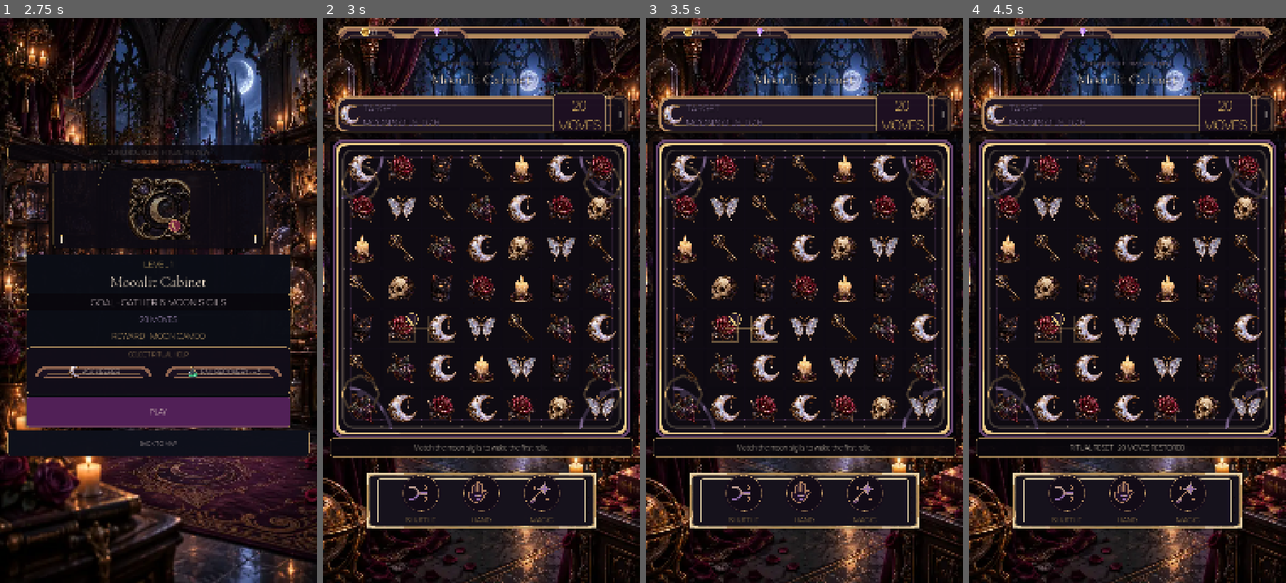
Above: before the commit, frames 1-4 (left to right).
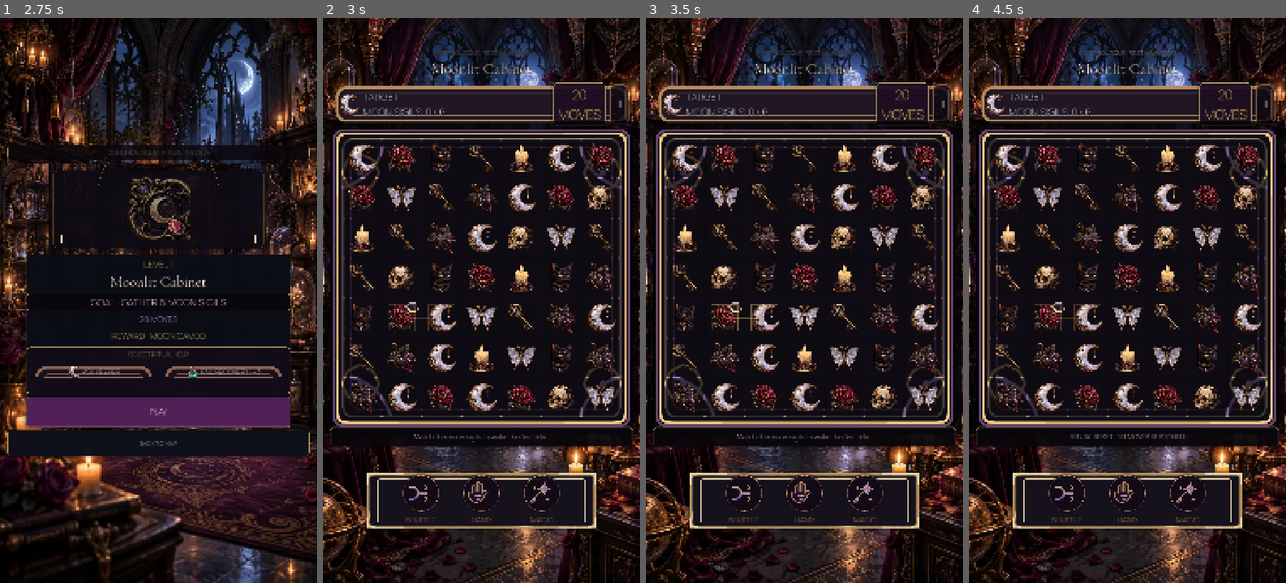
Above: after the commit, the same moments.

Repository: Jay-prodesign/akilta-match3
Game: Godot game, scene res://src/app/app_bootstrap.tscn
Two runs of this game, one before a commit and one after it. Both use one fixed random seed, a clock stepped at 60 frames per second and the inputs below.
Inputs:
- Up to frame 1 (2.75 s): click "ENTER THE HOUSE" at 0.5 s; click "PLAY LEVEL 1" at 1.25 s; click "1" at 2 s
- Up to frame 2 (3 s): click "PLAY" at 2.75 s
- Up to frame 3 (3.5 s): no input
- Up to frame 4 (4.5 s): click "Ⅱ" at 3.5 s; click "RESTART LEVEL" at 4.25 s

Frame 1 is identical in both runs. In frame 2, 28% of the frame differs, in the area x 0-100%, y 1-79%; in frame 3, 28%; in frame 4, 28%.

Commit message:
Remove meta resources from final gameplay HUD

Diff:
--- a/src/ui/gameplay/gameplay_screen.gd
+++ b/src/ui/gameplay/gameplay_screen.gd
@@ -314,19 +314,19 @@
 			world_backdrop.modulate = Color.WHITE
 			eyebrow_label.add_theme_color_override("font_color", Color("#9fb7d0"))
 			title_label.add_theme_color_override("font_color", Color("#f1e6d2"))
-			objective_label.add_theme_color_override("font_color", Color("#a8c6d2"))
+			objective_label.add_theme_color_override("font_color", Color("#dbeef4"))
 			moves_label.add_theme_color_override("font_color", Color("#d8c8a1"))
 		"thornlight_arrangement":
 			world_backdrop.modulate = Color.WHITE
 			eyebrow_label.add_theme_color_override("font_color", Color("#d9a0b8"))
 			title_label.add_theme_color_override("font_color", Color("#f5e6e2"))
-			objective_label.add_theme_color_override("font_color", Color("#c7a0df"))
+			objective_label.add_theme_color_override("font_color", Color("#ead3f2"))
 			moves_label.add_theme_color_override("font_color", Color("#e6bd83"))
 		_:
 			world_backdrop.modulate = Color.WHITE
 			eyebrow_label.add_theme_color_override("font_color", Color("#b7a5b8"))
 			title_label.add_theme_color_override("font_color", Color("#f1e8dc"))
-			objective_label.add_theme_color_override("font_color", Color("#bca1cf"))
+			objective_label.add_theme_color_override("font_color", Color("#eadcf1"))
 			moves_label.add_theme_color_override("font_color", Color("#d9b56a"))
 
 func _configure_teaching_move(level_data: Dictionary) -> void:
@@ -1095,12 +1095,14 @@
 		objective_label.size.x >= get_viewport().get_visible_rect().size.x * 0.50
 		and objective_label.global_position.x >= objective_icon.global_position.x + objective_icon.size.x + 6.0
 	)
+	var meta_resource_strip_suppressed: bool = not ($ResourceBar as PanelContainer).visible
+	var objective_contrast_locked: bool = objective_label.get_theme_color("font_color").get_luminance() >= 0.68
 	return {
 		"authored_hud_plate": get_node_or_null("Layout/HUDPlate/HUD") != null,
 		"authored_resource_bar": _level_badge_label != null and _resource_coin_label != null and _resource_gem_label != null,
 		"authored_keeper_tray": _booster_tray != null,
 		"authored_booster_menu": booster_family_locked,
-		"north_star_resource_strip": ($ResourceBar as PanelContainer).offset_bottom - ($ResourceBar as PanelContainer).offset_top == 80.0,
+		"north_star_resource_strip": meta_resource_strip_suppressed,
 		"north_star_objective_strip": hierarchy_locked,
 		"north_star_booster_tray": booster_family_locked and composition_locked,
 		"deterministic_gameplay_geometry": true,
@@ -1110,7 +1112,7 @@
 		"asset_backed_gameplay_chrome": ($ResourceBar as PanelContainer).get_theme_stylebox("panel") is StyleBoxTexture and ($Layout/HUDPlate as PanelContainer).get_theme_stylebox("panel") is StyleBoxTexture and _booster_tray.get_theme_stylebox("panel") is StyleBoxTexture,
 		"board_frame_asset_owner": String(($Layout/BoardView/OrnateFrame as Panel).get_meta("production_board_frame_owner", "")) == "BoardView",
 		"north_star_gameplay_geometry": hierarchy_locked and booster_family_locked and composition_locked and board_locked,
-		"gameplay_header_clearance": ($Layout as VBoxContainer).offset_top - ($ResourceBar as PanelContainer).offset_bottom >= 50.0,
+		"gameplay_header_clearance": ($Layout as VBoxContainer).offset_top >= 96.0,
 		"compact_resource_chips": ($ResourceBar/Resources/CoinChip as PanelContainer).size.x <= 300.0 and ($ResourceBar/Resources/GemChip as PanelContainer).size.x <= 300.0 and ($ResourceBar/Resources/LevelBadgePlate as PanelContainer).size.x <= 200.0,
 		"asset_backed_resource_chips": [$ResourceBar/Resources/CoinChip, $ResourceBar/Resources/GemChip, $ResourceBar/Resources/LevelBadgePlate].all(func(panel): return panel is PanelContainer and (panel as PanelContainer).get_theme_stylebox("panel") is StyleBoxTexture),
 		"level_badge_separated": ($ResourceBar/Resources/ResourceSpacer as Control).size_flags_horizontal == Control.SIZE_EXPAND_FILL,
@@ -1132,9 +1134,12 @@
 		"canonical_booster_art": canonical_booster_art,
 		"gothic_board_material": gothic_board_material,
 		"objective_spacing_locked": objective_spacing_locked,
+		"meta_resource_strip_suppressed": meta_resource_strip_suppressed,
+		"objective_contrast_locked": objective_contrast_locked,
 		"visual_parity_gate_v10": hierarchy_locked and integrated_hud_surface and hint_readable and booster_family_locked and composition_locked and board_locked and utilities_separated and canonical_booster_art and gothic_board_material and objective_label.text.begins_with("TARGET\n"),
 		"visual_parity_gate_v11": hierarchy_locked and integrated_hud_surface and hint_readable and booster_family_locked and …(191 unchanged characters)…
-		"visual_parity_version": 11,
+		"visual_parity_gate_v12": hierarchy_locked and integrated_hud_surface and hint_readable and booster_family_locked and composition_locked and board_locked and utilities_separated and canonical_booster_art and gothic_board_material and objective_spacing_locked and meta_resource_strip_suppressed and objective_contrast_locked and objective_label.text.begins_with("TARGET\n"),
+		"visual_parity_version": 12,
 		"resource_bar_height": ($ResourceBar as PanelContainer).offset_bottom - ($ResourceBar as PanelContainer).offset_top,
 		"hud_plate_height": ($Layout/HUDPlate as PanelContainer).custom_minimum_size.y,
 		"booster_tray_height": _booster_tray.offset_bottom - _booster_tray.offset_top,
--- a/src/ui/gameplay/gameplay_screen.tscn
+++ b/src/ui/gameplay/gameplay_screen.tscn
@@ -287,6 +287,7 @@
 modulate = Color(0.92, 0.84, 0.87, 0.48)
 
 [node name="ResourceBar" type="PanelContainer" parent="."]
+visible = false
 layout_mode = 1
 anchor_left = 0.025
 anchor_top = 0.0
@@ -375,7 +376,7 @@
 anchor_right = 1.0
 anchor_bottom = 1.0
 offset_left = 24.0
-offset_top = 142.0
+offset_top = 104.0
 offset_right = -24.0
 offset_bottom = -112.0
 grow_horizontal = 2
@@ -387,7 +388,7 @@
 theme_override_colors/font_color = Color(0.84, 0.73, 0.66, 1)
 theme_override_colors/font_outline_color = Color(0.035, 0.025, 0.045, 0.92)
 theme_override_constants/outline_size = 4
-theme_override_font_sizes/font_size = 18
+theme_override_font_sizes/font_size = 20
 text = "CURIO BOUTIQUE · LEVEL 1"
 horizontal_alignment = 1
 
@@ -428,7 +429,7 @@
 theme_override_colors/font_color = Color(1, 0.94, 0.82, 1)
 theme_override_colors/font_outline_color = Color(0.03, 0.02, 0.04, 0.92)
 theme_override_constants/outline_size = 5
-theme_override_font_sizes/font_size = 32
+theme_override_font_sizes/font_size = 34
 text = "TARGET\nMOON SIGILS  0 / 6"
 horizontal_alignment = 0
 vertical_alignment = 1
--- a/tests/unit/test_gameplay_authored_presentation_shell.gd
+++ b/tests/unit/test_gameplay_authored_presentation_shell.gd
@@ -22,7 +22,8 @@
 		"north_star_booster_family", "utility_separated_from_boosters", "north_star_board_object",
 		"north_star_header_hierarchy", "booster_frame_family", "quiet_gameplay_shell_family", "integrated_hud_surface",
 		"final_hint_readability", "final_booster_readability", "canonical_booster_art", "gothic_board_material", "objective_spacing_locked",
-		"visual_parity_gate_v2", "visual_parity_gate_v3", "visual_parity_gate_v4", "visual_parity_gate_v5", "visual_parity_gate_v10", "visual_parity_gate_v11",
+		"meta_resource_strip_suppressed", "objective_contrast_locked",
+		"visual_parity_gate_v2", "visual_parity_gate_v3", "visual_parity_gate_v4", "visual_parity_gate_v5", "visual_parity_gate_v10", "visual_parity_gate_v11", "visual_parity_gate_v12",
 	]:
 		_expect(bool(contract.get(key, false)), "Gameplay North Star parity contract failed: %s" % key)
 	_expect(int(contract.get("visible_booster_count", 0)) == 3, "Exactly three gameplay boosters must be visible")
@@ -30,6 +31,7 @@
 	_expect(float(contract.get("hud_plate_height", 0.0)) >= 160.0, "Target/moves hierarchy collapsed")
 	_expect(float(contract.get("booster_tray_height", 0.0)) >= 224.0, "Booster tray is too shallow")
 
+	var resource_bar := screen.get_node_or_null("ResourceBar") as PanelContainer
 	var title := screen.get_node_or_null("Layout/Title") as Label
 	var objective := screen.get_node_or_null("Layout/HUDPlate/HUD/Objective") as Label
 	var moves := screen.get_node_or_null("Layout/HUDPlate/HUD/Moves") as Label
@@ -46,8 +48,10 @@
 	var hand_label := screen.get_node_or_null("BoosterTray/BoosterActions/SealedSlotB/Label") as Label
 	var magic_label := screen.get_node_or_null("BoosterTray/BoosterActions/SealedSlotC/Label") as Label
 
+	_expect(resource_bar != null and not resource_bar.visible, "Gameplay must suppress the meta coin/gem/level strip in the North Star play surface")
 	_expect(title != null and title.get_theme_font_size("font_size") >= 50, "Title must retain hero hierarchy")
 	_expect(objective != null and objective.text.contains("SIGILS"), "Objective must remain explicit")
+	_expect(objective != null and objective.get_theme_color("font_color").get_luminance() >= 0.68, "Objective copy must remain high-contrast over the dark HUD")
 	_expect(objective_icon != null and objective_icon.texture != null and objective_icon.custom_minimum_size.x >= 80.0, "Objective art must be visually dominant")
 	_expect(moves != null and moves.custom_minimum_size.x >= 180.0 and moves.get_theme_font_size("font_size") >= 44, "Moves must be a dominant counter")
 	_expect(objective != null and objective.size.x >= screen.get_viewport().get_visible_rect().size.x * 0.50, "Objective copy must own at least half the viewport width")
--- a/tests/visual/capture_level1_journey.gd
+++ b/tests/visual/capture_level1_journey.gd
@@ -68,7 +68,9 @@
 	var gameplay = app.current_screen()
 	var gameplay_contract: Dictionary = gameplay.gameplay_presentation_contract() if gameplay != null and gameplay.has_method("gameplay_presentation_contract") else {}
 	for parity_key in [
-		"visual_parity_gate_v11",
+		"visual_parity_gate_v12",
+		"meta_resource_strip_suppressed",
+		"objective_contrast_locked",
 		"objective_spacing_locked",
 		"canonical_booster_art",
 		"gothic_board_material",
@@ -85,6 +87,7 @@
 		if not bool(gameplay_contract.get(parity_key, false)):
 			return _fail(app, "S05 North Star render gate failed: %s" % parity_key)
 	var gameplay_viewport: Vector2 = gameplay.get_viewport().get_visible_rect().size
+	var gameplay_resource_bar := gameplay.get_node_or_null("ResourceBar") as Control
 	var gameplay_title := gameplay.get_node_or_null("Layout/Title") as Label
 	var gameplay_hud := gameplay.get_node_or_null("Layout/HUDPlate") as Control
 	var gameplay_objective_icon := gameplay.get_node_or_null("Layout/HUDPlate/HUD/ObjectiveIcon") as Control
@@ -96,8 +99,10 @@
 	var shuffle_label := gameplay.get_node_or_null("BoosterTray/BoosterActions/SealedSlotA/Label") as Control
 	var hand_label := gameplay.get_node_or_null("BoosterTray/BoosterActions/SealedSlotB/Label") as Control
 	var magic_label := gameplay.get_node_or_null("BoosterTray/BoosterActions/SealedSlotC/Label") as Control
-	if gameplay_title == null or gameplay_hud == null or gameplay_objective_icon == null or gameplay_objective == null or gameplay_moves == null or gameplay_board == null or gameplay_hint == null or gameplay_tray == null:
-		return _fail(app, "S05 North Star render gate missing title/HUD/board/hint/tray")
+	if gameplay_resource_bar == null or gameplay_title == null or gameplay_hud == null or gameplay_objective_icon == null or gameplay_objective == null or gameplay_moves == null or gameplay_board == null or gameplay_hint == null or gameplay_tray == null:
+		return _fail(app, "S05 North Star render gate missing resource/title/HUD/board/hint/tray")
+	if gameplay_resource_bar.visible:
+		return _fail(app, "S05 final gameplay must not expose the meta coin/gem/level resource strip")
 	var board_height_ratio: float = gameplay_board.size.y / gameplay_viewport.y
 	var board_width_ratio: float = gameplay_board.size.x / gameplay_viewport.x
 	var tray_width_ratio: float = gameplay_tray.size.x / gameplay_viewport.x
@@ -109,6 +114,8 @@
 		return _fail(app, "S05 booster tray width drifted: %.3f" % tray_width_ratio)
 	var title_rect: Rect2 = gameplay_title.get_global_rect()
 	var hud_rect: Rect2 = gameplay_hud.get_global_rect()
+	if title_rect.position.y > gameplay_viewport.y * 0.12:
+		return _fail(app, "S05 final title sits too low after suppressing the meta header")
 	var objective_icon_rect: Rect2 = gameplay_objective_icon.get_global_rect()
 	var board_rect: Rect2 = gameplay_board.get_global_rect()
 	var hint_rect: Rect2 = gameplay_hint.get_global_rect()
@@ -119,6 +126,8 @@
 		return _fail(app, "S05 target regressed into a detached inner panel")
 	if gameplay_title.get_theme_font_size("font_size") < 50 or gameplay_moves.get_theme_font_size("font_size") < 44:
 		return _fail(app, "S05 title/moves visual hierarchy regressed")
+	if gameplay_objective.get_theme_color("font_color").get_luminance() < 0.68:
+		return _fail(app, "S05 objective contrast regressed")
 	if gameplay_hint.get_theme_font_size("font_size") < 24:
 		return _fail(app, "S05 hint readability regressed")
 	if not hud_rect.grow(-4.0).encloses(objective_icon_rect):
Not shown, changed: docs/product/screen-contracts.md
